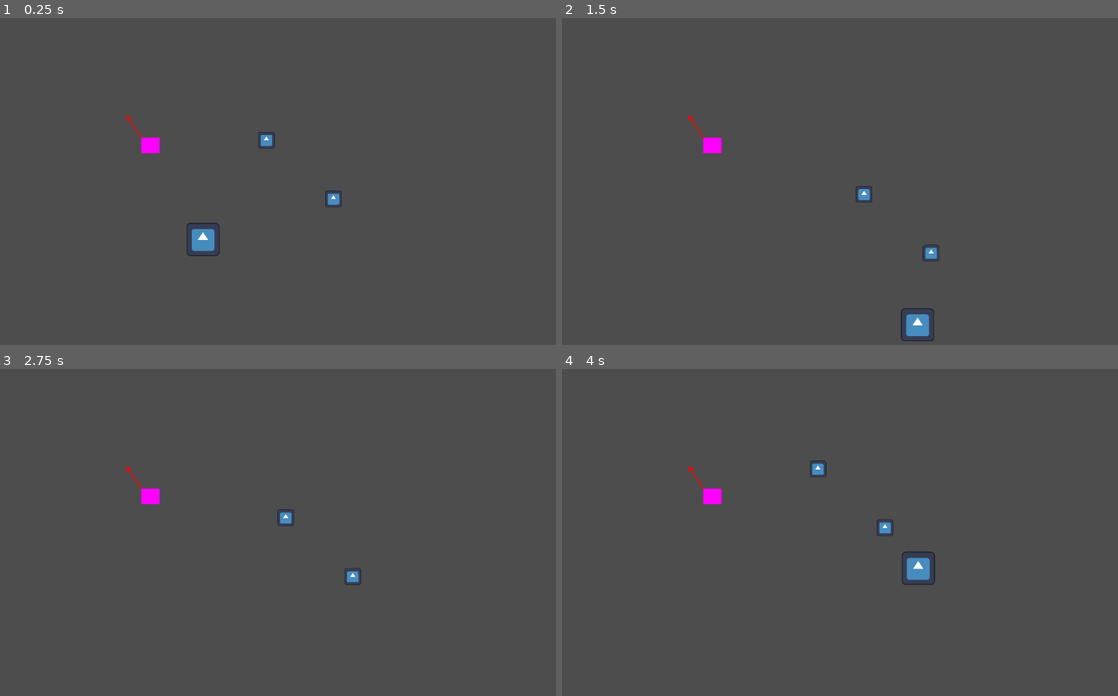
Above: before the commit, frames 1-4 (two rows, left to right).
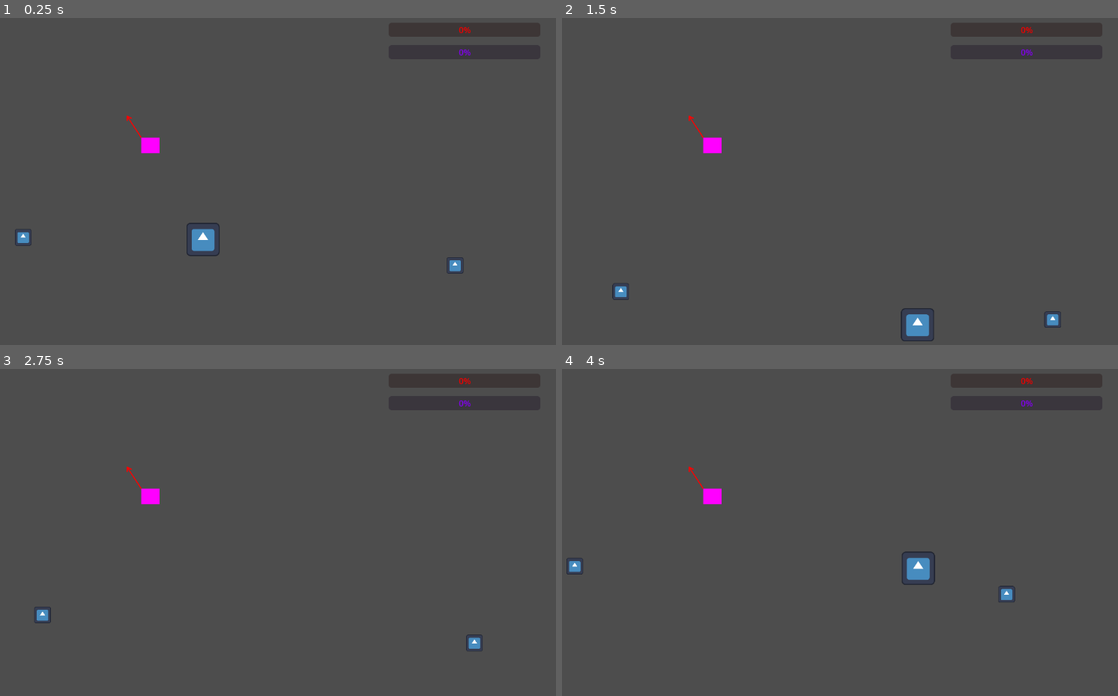
Above: after the commit, the same moments.

Repository: Sandy4j/underwater-guardian
Game: Godot game, scene res://Scenes/Test.tscn
Same seed, same stepped clock (60 frames per second), same inputs: the game is played once before the commit and once after it. This scene is started directly instead of the project's main scene. The engine's default icon, where the game draws it, is replaced by a stand-in: a white triangle on a blue panel in a dark square.
Inputs:
- Up to frame 1 (0.25 s): no input
- Up to frame 2 (1.5 s): hold D (right) 0.53-1.28 s; hold E (grab) 0.53-1.28 s; hold S (down) from 1.28 s (still down); tap E (grab) at 1.35 s
- Up to frame 3 (2.75 s): release S (down) at 2.03 s; hold D (right) from 2.03 s (still down); hold E (grab) from 2.03 s (still down)
- Up to frame 4 (4 s): release D (right) at 2.78 s; release E (grab) at 2.78 s; hold W (up) 2.78-3.53 s; tap E (grab) at 2.85 s; hold A (left) from 3.53 s (still down); hold E (grab) from 3.53 s (still down)

The runs differ from the first frame. In frame 1, 0.5% of the frame differs, in the area x 2-85%, y 2-79%; in frame 2, 0.5%, in the area x 9-90%, y 2-95%; in frame 3, 0.5%; in frame 4, 0.5%.
Error before the commit: Invalid access to property or key 'tipe' on a base object of type 'Nil'. (res://Buff/buff_manager.gd:13)

Commit message:
Pindah pc leb

Diff:
--- a/Actor/player/player.gd
+++ b/Actor/player/player.gd
@@ -2,13 +2,13 @@
 
 @export var speed: float = 300.0
 
-var buf_drop:Buff_Data
-
+var collect_buffs:Array[Buff_Drop]
+var cur_buff:Buff_Data
 
 func _input(event: InputEvent) -> void:
 	if event.is_action_pressed("grab"):
-		grab_buff(buf_drop)
-		buf_drop = null
+		if cur_buff:
+			grab_buff(cur_buff)
 
 func _physics_process(delta: float) -> void:
 	# Get input direction
@@ -31,15 +31,21 @@
 	move_and_slide()
 
 
+func Collecting_Buff():
+	var buffs = collect_buffs.get(0)
+	buffs.hide_label()
+	cur_buff = buffs.Buff
+
 func grab_buff(buff:Buff_Data):
-	GlobalSignal.emit_signal("activate_buff",buf_drop)
-
+	GlobalSignal.emit_signal("activate_buff",cur_buff)
 
 func _on_colect_area_entered(area: Area2D) -> void:
 	if area.get_parent() is Buff_Drop:
-		buf_drop = area.get_parent().Buff
-		print("kenek")
-
+		var buff = area.get_parent()
+		collect_buffs.append(buff)
 
 func _on_colect_area_exited(area: Area2D) -> void:
-	pass # Replace with function body.
+	if area.get_parent() is Buff_Drop:
+		var buff = area.get_parent()
+		collect_buffs.erase(buff)
+		buff.hide_label()
--- a/Buff/Buff_Data.gd
+++ b/Buff/Buff_Data.gd
@@ -5,3 +5,5 @@
 @export var tipe:GlobalSignal.tipe
 @export var sprite:Texture2D
 @export var damage:int
+@export var duration: int
+var node:Node2D
--- a/Buff/buff_drop.gd
+++ b/Buff/buff_drop.gd
@@ -4,15 +4,20 @@
 @export var Buff:Buff_Data
 @onready var Text = $Sprite2D
 @onready var Area = $Area2D
+@onready var Collect = $Label
 
 func _ready() -> void:
-	pass
+	Collect.hide()
 
+func show_label():
+	Collect.show()
 
+func hide_label():
+	Collect.hide()
 
 func _on_area_2d_body_entered(body: Node2D) -> void:
 	if body.is_in_group('Player'):
-		queue_free()
+		pass
 
 
 func _on_area_2d_body_exited(body: Node2D) -> void:
--- a/Buff/buff_manager.gd
+++ b/Buff/buff_manager.gd
@@ -3,19 +3,86 @@
 
 @onready var Sword_buff = preload("res://Buff/sword_buff.tscn")
 @onready var Burn_buff  = preload("res://Buff/burn_buff.tscn")
+@onready var Sword_Bar =  $CanvasLayer/ProgressBar1
+@onready var Burn_Bar =  $CanvasLayer/ProgressBar2
+var active_buff:Array[Buff_Data]
 var Player:CharacterBody2D
+
+var sword_buff_active:bool = false
+var sword_buff_duration:float
+var sword_buff_max_duration:float
+var burn_buff_active:bool = false
+var burn_buff_duration:float
+var burn_buff_max_duration:float
 
 func _ready() -> void:
 	Player = get_parent()
 	GlobalSignal.connect("activate_buff", Callable(self,"apply_buff"))
 
+func _physics_process(delta: float) -> void:
+	if sword_buff_active:
+		handle_Sword_buff(delta)
+	if burn_buff_active:
+		handle_Burn_buff(delta)
+
+func handle_Sword_buff(delta:float) -> void:
+	sword_buff_duration += delta
+	Sword_Bar.value = sword_buff_duration
+	if sword_buff_duration >= sword_buff_max_duration:
+		sword_buff_active = false
+		expired_buff(GlobalSignal.tipe.Murim)
+		sword_buff_duration = 0
+
+func handle_Burn_buff(delta:float) -> void:
+	burn_buff_duration += delta
+	Burn_Bar.value = sword_buff_duration
+	if burn_buff_duration >= burn_buff_max_duration:
+		burn_buff_active = false
+		expired_buff(GlobalSignal.tipe.Radiance)
+		burn_buff_duration = 0
+
 func apply_buff(Buff:Buff_Data):
+	if not active_buff.is_empty():
+		for BUFF in active_buff:
+			print(BUFF.name)
+			if Buff.name == BUFF.name:
+				print("buff yang sama ketemu")
+				Prolonged_buff(BUFF, Buff)
+				return
+
 	match Buff.tipe:
 		GlobalSignal.tipe.Radiance:
 			var buff = Burn_buff.instantiate()
 			add_child(buff)
 			buff.initialize(Buff)
+			Buff.node = buff
+			active_buff.append(Buff)
+			burn_buff_max_duration = Buff.duration
+			Burn_Bar.max_value = burn_buff_max_duration
+			burn_buff_active = true
 		GlobalSignal.tipe.Murim:
 			var buff = Sword_buff.instantiate()
 			add_child(buff)
 			buff.initialize(Buff)
+			Buff.node = buff
+			active_buff.append(Buff)
+			sword_buff_max_duration = Buff.duration
+			Sword_Bar.max_value = sword_buff_max_duration
+			sword_buff_active = true
+
+func Prolonged_buff(act_buff:Buff_Data, buff:Buff_Data):
+	match act_buff.tipe:
+		GlobalSignal.tipe.Radiance:
+			print("buff bakar numpuk")
+			burn_buff_max_duration += buff.duration
+			Burn_Bar.max_value = burn_buff_max_duration
+		GlobalSignal.tipe.Murim:
+			print("buff pedang numpuk")
+			sword_buff_max_duration += buff.duration
+			Sword_Bar.max_value = sword_buff_max_duration
+
+func expired_buff(buff_tipe:GlobalSignal.tipe):
+	for buffs in active_buff:
+		if buffs.tipe == buff_tipe:
+			buffs.node.queue_free()
+			active_buff.erase(buffs)
--- a/Buff/burn_buff.gd
+++ b/Buff/burn_buff.gd
@@ -12,3 +12,7 @@
 
 func _on_area_2d_body_exited(body: Node2D) -> void:
 	pass # Replace with function body.
+
+
+func _on_timer_timeout() -> void:
+	queue_free()
--- a/Buff/burn_buff.tscn
+++ b/Buff/burn_buff.tscn
@@ -21,5 +21,8 @@
 [node name="AnimationPlayer" type="AnimationPlayer" parent="."]
 root_node = NodePath("../../../..")
 
+[node name="Timer" type="Timer" parent="."]
+
 [connection signal="body_entered" from="Area2D" to="." method="_on_area_2d_body_entered"]
 [connection signal="body_exited" from="Area2D" to="." method="_on_area_2d_body_exited"]
+[connection signal="timeout" from="Timer" to="." method="_on_timer_timeout"]
--- a/Buff/sword_buff.gd
+++ b/Buff/sword_buff.gd
@@ -15,3 +15,7 @@
 
 func _on_area_2d_body_exited(body: Node2D) -> void:
 	pass # Replace with function body.
+
+
+func _on_timer_timeout() -> void:
+	queue_free()
--- a/Buff/sword_buff.tscn
+++ b/Buff/sword_buff.tscn
@@ -49,6 +49,7 @@
 
 [node name="Sword" type="Sprite2D" parent="."]
 modulate = Color(1, 0, 0, 1)
+position = Vector2(150, 2)
 scale = Vector2(0.25, 0.25)
 texture = ExtResource("2_bgkan")
 
@@ -62,5 +63,9 @@
 &"": SubResource("AnimationLibrary_rxb08")
 }
 
+[node name="Timer" type="Timer" parent="."]
+one_shot = true
+
 [connection signal="body_entered" from="Sword/Area2D" to="." method="_on_area_2d_body_entered"]
 [connection signal="body_exited" from="Sword/Area2D" to="." method="_on_area_2d_body_exited"]
+[connection signal="timeout" from="Timer" to="." method="_on_timer_timeout"]
--- a/Scenes/Test.tscn
+++ b/Scenes/Test.tscn
@@ -13,6 +13,7 @@
 name = "Geni"
 tipe = 1
 damage = 10
+duration = 60
 metadata/_custom_type_script = "uid://yq3gv7m4sqn6"
 
 [sub_resource type="CircleShape2D" id="CircleShape2D_ki7sg"]
@@ -23,6 +24,7 @@
 name = "asdsa"
 tipe = 2
 damage = 5
+duration = 10
 metadata/_custom_type_script = "uid://yq3gv7m4sqn6"
 
 [node name="Test" type="Node2D"]
@@ -34,6 +36,30 @@
 [node name="BuffManager" type="Node2D" parent="Knight"]
 script = ExtResource("4_mma61")
 
+[node name="CanvasLayer" type="CanvasLayer" parent="Knight/BuffManager"]
+
+[node name="ProgressBar1" type="ProgressBar" parent="Knight/BuffManager/CanvasLayer"]
+modulate = Color(1, 0, 0, 1)
+anchors_preset = 1
+anchor_left = 1.0
+anchor_right = 1.0
+offset_left = -322.0
+offset_top = 28.0
+offset_right = -30.0
+offset_bottom = 55.0
+grow_horizontal = 0
+
+[node name="ProgressBar2" type="ProgressBar" parent="Knight/BuffManager/CanvasLayer"]
+modulate = Color(0.541176, 0, 1, 1)
+anchors_preset = 1
+anchor_left = 1.0
+anchor_right = 1.0
+offset_left = -322.0
+offset_top = 71.0
+offset_right = -30.0
+offset_bottom = 98.0
+grow_horizontal = 0
+
 [node name="Camera2D" type="Camera2D" parent="Knight" groups=["Enemy"]]
 position = Vector2(222, 75)
 
@@ -41,7 +67,7 @@
 position = Vector2(364, 394)
 
 [node name="Buff" type="Node2D" parent="."]
-position = Vector2(615, 316)
+position = Vector2(849, 444)
 script = ExtResource("4_06fis")
 Buff = SubResource("Resource_mma61")
 
@@ -54,8 +80,20 @@
 [node name="CollisionShape2D" type="CollisionShape2D" parent="Buff/Area2D"]
 shape = SubResource("CircleShape2D_ki7sg")
 
+[node name="Label" type="Label" parent="Buff"]
+anchors_preset = 5
+anchor_left = 0.5
+anchor_right = 0.5
+offset_left = -29.0
+offset_top = -38.0
+offset_right = 29.0
+offset_bottom = -15.0
+grow_horizontal = 2
+text = "Ambil"
+horizontal_alignment = 1
+
 [node name="Buff2" type="Node2D" parent="."]
-position = Vector2(486, 203)
+position = Vector2(18, 390)
 script = ExtResource("4_06fis")
 Buff = SubResource("Resource_ki7sg")
 
@@ -68,6 +106,18 @@
 [node name="CollisionShape2D" type="CollisionShape2D" parent="Buff2/Area2D"]
 shape = SubResource("CircleShape2D_ki7sg")
 
+[node name="Label" type="Label" parent="Buff2"]
+anchors_preset = 5
+anchor_left = 0.5
+anchor_right = 0.5
+offset_left = -29.0
+offset_top = -38.0
+offset_right = 29.0
+offset_bottom = -15.0
+grow_horizontal = 2
+text = "Ambil"
+horizontal_alignment = 1
+
 [connection signal="body_entered" from="Buff/Area2D" to="Buff" method="_on_area_2d_body_entered"]
 [connection signal="body_exited" from="Buff/Area2D" to="Buff" method="_on_area_2d_body_exited"]
 [connection signal="body_entered" from="Buff2/Area2D" to="Buff2" method="_on_area_2d_body_entered"]
--- a/Scenes/gameplay.tscn
+++ b/Scenes/gameplay.tscn
@@ -84,7 +84,6 @@
 [node name="Player" parent="." instance=ExtResource("1_hf1ha")]
 position = Vector2(938, 427)
 collision_layer = 8
-speed = 300.0
 
 [node name="Overlay" type="CanvasLayer" parent="."]
 layer = 10
